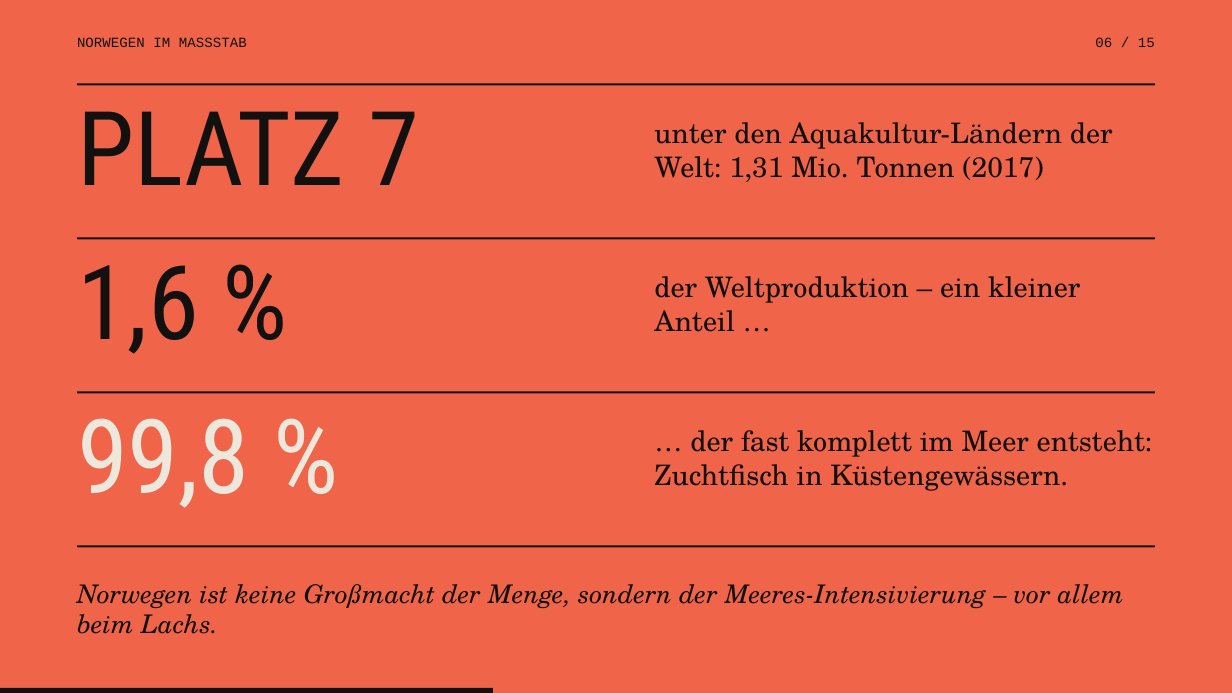
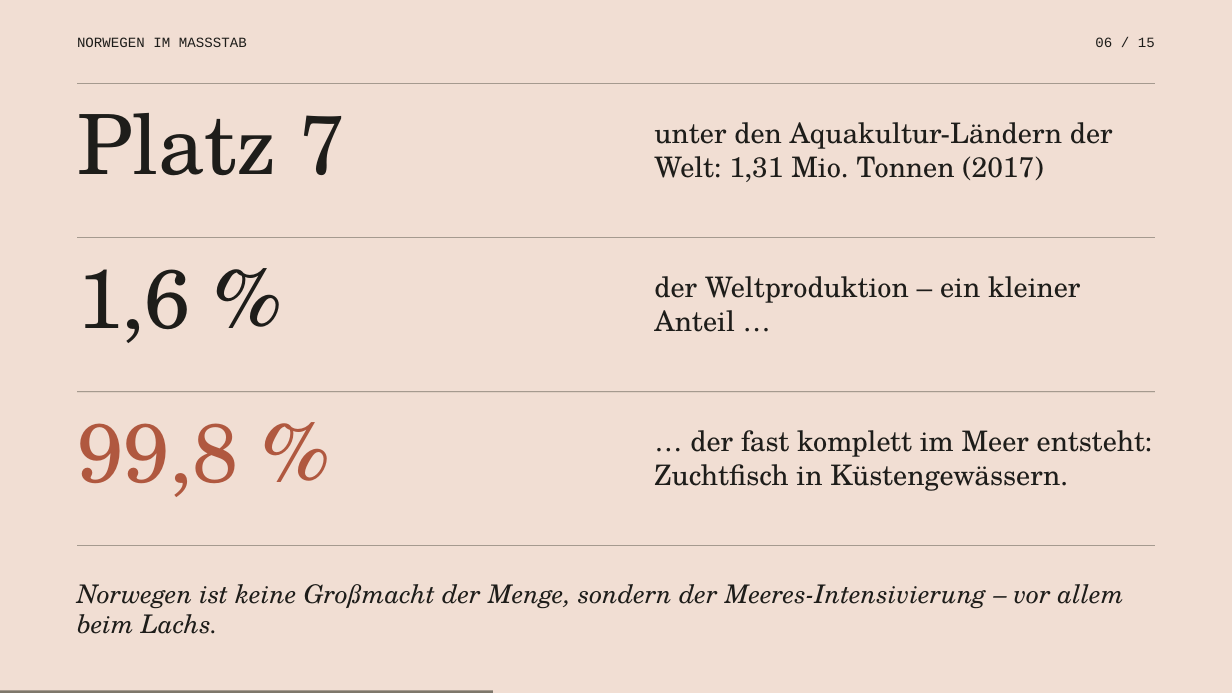
Before and after one commit to fakexkira/SlawaStudios, a slide deck: slide 6 of praesentation-lachs/Lachs-aus-dem-Kaefig.pptx. Drawn at 1232x693 pixels with LibreOffice and Linux fonts; fonts in the diff are those of the drawing. Boxes give left, top, right and bottom in pixels: in the first picture for what was removed or moved away, otherwise in the second. Text is boxed around its words. In the diff, an @@ line names an element or a change of style, - is before the commit and + after.

```diff
--- a/praesentation-lachs/Lachs-aus-dem-Kaefig.pptx
+++ b/praesentation-lachs/Lachs-aus-dem-Kaefig.pptx
@@ background #F0654A to #F1DED3 @@
@@ text at (77, 113, 346, 176): text changed; size 80.4 to 64.7 pt; font Roboto Condensed to TeX Gyre Schola; text colour #12110F to #1E1D1A @@
-PLATZ 7
+Platz 7
@@ text "1,6 %" at (77, 269, 191, 343): size 80.4 to 64.7 pt, font Roboto Condensed to TeX Gyre Schola, text colour #12110F to #1E1D1A; line spacing 0.95 to 1 @@
@@ text "99,8 %" at (77, 423, 239, 497): size 80.4 to 64.7 pt, font Roboto Condensed to TeX Gyre Schola, text colour #EEE8DC to #B0583F; line spacing 0.95 to 1 @@
@@ text colour #12110F to #1E1D1A in 6 elements at (77, 37, 247, 47), (1095, 37, 1155, 47), (654, 122, 1113, 182), (654, 276, 1080, 332), (654, 430, 1153, 491), (77, 584, 1124, 634) @@
@@ fill #12110F to #7D776B in 5 elements at (77, 83, 1155, 84), (77, 238, 1155, 238), (77, 392, 1155, 393), (77, 545, 1155, 546), (0, 690, 493, 693) @@
```
Also in this commit, not shown: 14 other slides changed, 4 other files.
